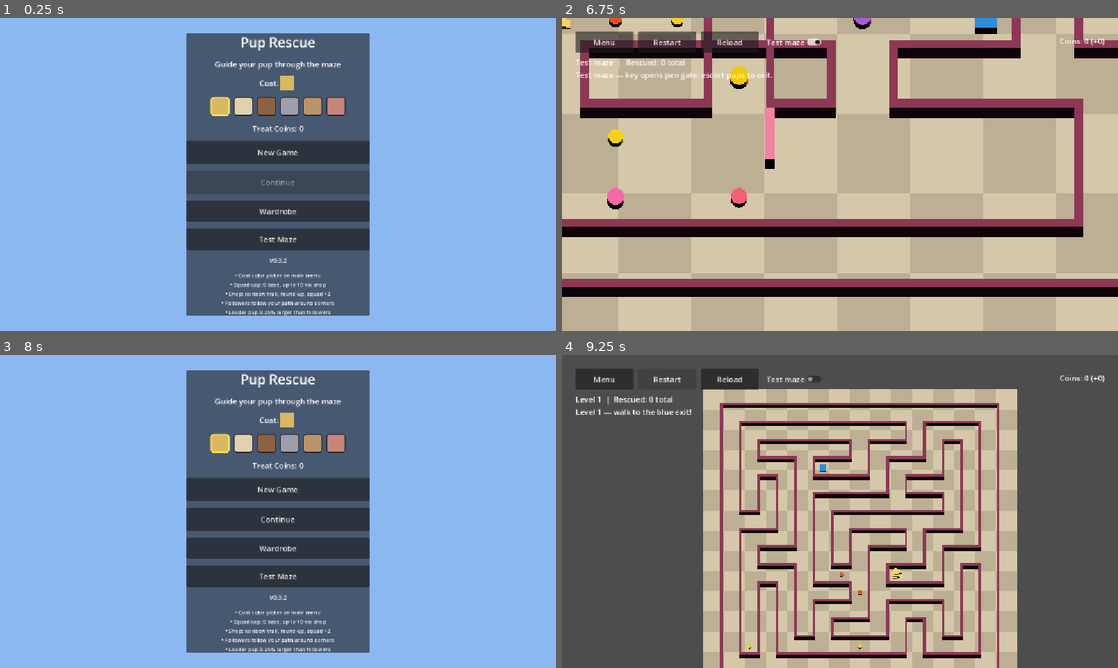
Above: before the commit, frames 1-4 (two rows, left to right).
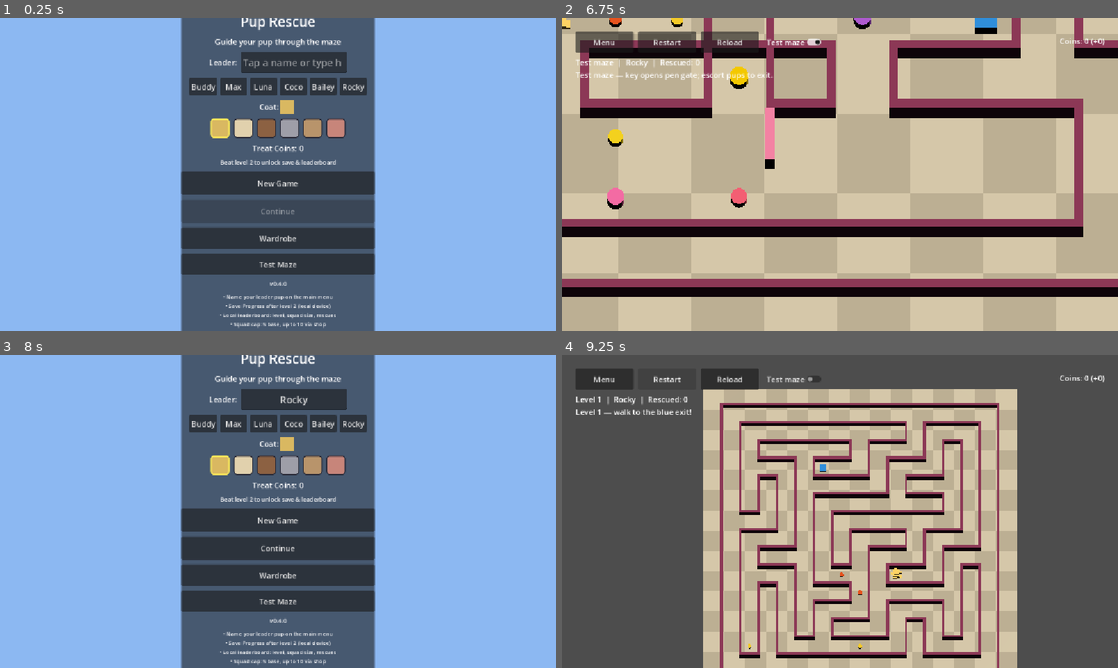
Above: after the commit, the same moments.

Repository: BirdofRain/pup-rescue
Game: Godot game, scene res://scenes/Menu.tscn
Two runs of this game, one before a commit and one after it. Both use one fixed random seed, a clock stepped at 60 frames per second and the inputs below.
Inputs (mouse positions are in pixels of both pictures, inside the frame that each line leads up to):
- Up to frame 1 (0.25 s): no input
- Up to frame 2 (6.75 s): click (767, 86) at 0.5 s, where only the run after the commit has a clickable "Buddy"; click (795, 86) at 1.25 s, where only the run after the commit has a clickable "Max"; click (823, 86) at 2 s, where only the run after the commit has a clickable "Luna"; click (856, 86) at 2.75 s, where only the run after the commit has a clickable "Coco"; click (884, 86) at 3.5 s, where only the run after the commit has a clickable "Bailey"; click (917, 86) at 4.25 s, where only the run after the commit has a clickable "Rocky"; click "Wardrobe" at 5 s; click "Back to Menu" at 5.75 s; click "Test Maze" at 6.5 s
- Up to frame 3 (8 s): click "Menu" at 7.25 s
- Up to frame 4 (9.25 s): click "New Game" at 8 s; click "Restart" at 8.75 s

The runs differ from the first frame. In frame 1, 22% of the frame differs, in the area x 32-68%, y 0-100%; in frame 2, 0.1%; in frame 3, 18%; in frame 4, 0.1%.
Error before the commit: Invalid call to function 'get_name' in base 'GDScript'. Expected 0 argument(s). (res://scripts/menu.gd:60)
Error after the commit: Invalid call to function 'get_name' in base 'GDScript'. Expected 0 argument(s). (res://scripts/menu.gd:96)

Commit message:
Add pup naming, save progress, and local leaderboard for v0.4.0.
Let players name their leader on the menu, save runs after level 2, and track local bests for level depth, squad size, and rescues.

Co-authored-by: Cursor <cursoragent@cursor.com>

Diff:
--- /dev/null
+++ b/scenes/Leaderboard.tscn
@@ -0,0 +1,76 @@
+[gd_scene format=3 uid="uid://c8leaderboardpup"]
+
+[ext_resource type="Script" path="res://scripts/leaderboard.gd" id="1_lb"]
+
+[node name="Leaderboard" type="Control"]
+layout_mode = 3
+anchors_preset = 15
+anchor_right = 1.0
+anchor_bottom = 1.0
+grow_horizontal = 2
+grow_vertical = 2
+script = ExtResource("1_lb")
+
+[node name="Background" type="ColorRect" parent="."]
+layout_mode = 1
+anchors_preset = 15
+anchor_right = 1.0
+anchor_bottom = 1.0
+grow_horizontal = 2
+grow_vertical = 2
+color = Color(0.5, 0.68, 0.92, 1)
+
+[node name="Center" type="CenterContainer" parent="."]
+layout_mode = 1
+anchors_preset = 15
+anchor_right = 1.0
+anchor_bottom = 1.0
+grow_horizontal = 2
+grow_vertical = 2
+
+[node name="Panel" type="PanelContainer" parent="Center"]
+custom_minimum_size = Vector2(420, 460)
+
+[node name="VBox" type="VBoxContainer" parent="Center/Panel"]
+layout_mode = 2
+theme_override_constants/separation = 12
+
+[node name="Title" type="Label" parent="Center/Panel/VBox"]
+layout_mode = 2
+theme_override_font_sizes/font_size = 24
+text = "Local Leaderboard"
+horizontal_alignment = 1
+
+[node name="Subtitle" type="Label" parent="Center/Panel/VBox"]
+layout_mode = 2
+text = "Saved on this device only"
+horizontal_alignment = 1
+
+[node name="BestsLabel" type="Label" parent="Center/Panel/VBox"]
+layout_mode = 2
+theme_override_font_sizes/font_size = 14
+text = "Your bests"
+horizontal_alignment = 1
+
+[node name="Scroll" type="ScrollContainer" parent="Center/Panel/VBox"]
+custom_minimum_size = Vector2(0, 260)
+layout_mode = 2
+size_flags_vertical = 3
+
+[node name="EntriesBox" type="VBoxContainer" parent="Center/Panel/VBox/Scroll"]
+layout_mode = 2
+size_flags_horizontal = 3
+theme_override_constants/separation = 6
+
+[node name="EmptyLabel" type="Label" parent="Center/Panel/VBox"]
+layout_mode = 2
+text = "No saved runs yet — use Save Progress in-game!"
+horizontal_alignment = 1
+autowrap_mode = 3
+
+[node name="BackBtn" type="Button" parent="Center/Panel/VBox"]
+custom_minimum_size = Vector2(0, 44)
+layout_mode = 2
+text = "Back to Menu"
+
+[connection signal="pressed" from="Center/Panel/VBox/BackBtn" to="." method="_on_back_pressed"]
--- a/scenes/Menu.tscn
+++ b/scenes/Menu.tscn
@@ -29,11 +29,11 @@
 grow_vertical = 2
 
 [node name="Panel" type="PanelContainer" parent="Center"]
-custom_minimum_size = Vector2(380, 400)
+custom_minimum_size = Vector2(400, 520)
 
 [node name="VBox" type="VBoxContainer" parent="Center/Panel"]
 layout_mode = 2
-theme_override_constants/separation = 14
+theme_override_constants/separation = 10
 
 [node name="Title" type="Label" parent="Center/Panel/VBox"]
 layout_mode = 2
@@ -45,6 +45,28 @@
 layout_mode = 2
 text = "Guide your pup through the maze"
 horizontal_alignment = 1
+
+[node name="NameRow" type="HBoxContainer" parent="Center/Panel/VBox"]
+layout_mode = 2
+alignment = 1
+theme_override_constants/separation = 8
+
+[node name="NameLabel" type="Label" parent="Center/Panel/VBox/NameRow"]
+layout_mode = 2
+text = "Leader:"
+
+[node name="PupNameEdit" type="LineEdit" parent="Center/Panel/VBox/NameRow"]
+custom_minimum_size = Vector2(220, 44)
+layout_mode = 2
+theme_override_font_sizes/font_size = 20
+placeholder_text = "Tap a name or type here…"
+alignment = 1
+caret_blink = true
+
+[node name="NamePresets" type="HBoxContainer" parent="Center/Panel/VBox"]
+layout_mode = 2
+alignment = 1
+theme_override_constants/separation = 6
 
 [node name="CoatRow" type="HBoxContainer" parent="Center/Panel/VBox"]
 layout_mode = 2
@@ -73,6 +95,13 @@
 text = "Treat Coins: 0"
 horizontal_alignment = 1
 
+[node name="ProgressHintLabel" type="Label" parent="Center/Panel/VBox"]
+layout_mode = 2
+theme_override_font_sizes/font_size = 12
+theme_override_colors/font_color = Color(1, 1, 1, 1)
+text = "Beat level 1 to unlock save & leaderboard"
+horizontal_alignment = 1
+
 [node name="PlayBtn" type="Button" parent="Center/Panel/VBox"]
 custom_minimum_size = Vector2(0, 48)
 layout_mode = 2
@@ -93,6 +122,11 @@
 layout_mode = 2
 text = "Test Maze"
 
+[node name="LeaderboardBtn" type="Button" parent="Center/Panel/VBox"]
+custom_minimum_size = Vector2(0, 44)
+layout_mode = 2
+text = "Leaderboard"
+
 [node name="VersionLabel" type="Label" parent="Center/Panel/VBox"]
 layout_mode = 2
 theme_override_font_sizes/font_size = 12
@@ -111,3 +145,4 @@
 [connection signal="pressed" from="Center/Panel/VBox/ContinueBtn" to="." method="_on_continue_pressed"]
 [connection signal="pressed" from="Center/Panel/VBox/WardrobeBtn" to="." method="_on_wardrobe_pressed"]
 [connection signal="pressed" from="Center/Panel/VBox/TestBtn" to="." method="_on_test_pressed"]
+[connection signal="pressed" from="Center/Panel/VBox/LeaderboardBtn" to="." method="_on_leaderboard_pressed"]
--- a/scripts/game.gd
+++ b/scripts/game.gd
@@ -100,6 +100,7 @@
 var test_toggle: CheckButton = null
 var next_btn: Button = null
 var restart_btn2: Button = null
+var save_progress_btn: Button = null
 
 var is_tracking := false
 var active_touch_id := -1
@@ -261,7 +262,9 @@
 	if level_label == null:
 		return
 	var name := "Test maze" if test_mode else "Level %d" % (current_level + 1)
-	level_label.text = "%s  |  Rescued: %d total" % [name, _save.total_rescued]
+	var leader := _save.get_pup_name()
+	level_label.text = "%s  |  %s  |  Rescued: %d" % [name, leader, _save.total_rescued]
+	_update_progress_ui()
 
 
 func _update_coins_label() -> void:
@@ -1211,6 +1214,10 @@
 	reload_btn = _big_button("Reload", func(): load_level(current_level))
 	top_bar.add_child(reload_btn)
 
+	save_progress_btn = _big_button("Save", _on_save_progress_pressed)
+	save_progress_btn.visible = false
+	top_bar.add_child(save_progress_btn)
+
 	test_toggle = CheckButton.new()
 	test_toggle.text = "Test maze"
 	test_toggle.button_pressed = test_mode
@@ -1311,12 +1318,33 @@
 func _on_menu_pressed() -> void:
 	_save.current_level = current_level
 	_save.total_rescued += rescued_this_level
+	if _save.progress_features_unlocked():
+		_save.record_progress_snapshot(_current_squad_size(), rescued_this_level)
 	_save.save_game()
 	get_tree().change_scene_to_file("res://scenes/Menu.tscn")
 
 
+func _on_save_progress_pressed() -> void:
+	if test_mode or not _save.progress_features_unlocked():
+		return
+	_save.save_run_progress(current_level, _current_squad_size(), rescued_this_level)
+	SfxManager.play_shop_buy()
+	_set_hint("Progress saved for %s!" % _save.get_pup_name())
+
+
+func _current_squad_size() -> int:
+	if follower_squad == null or not follower_squad.is_active():
+		return 0
+	return follower_squad.count_followers()
+
+
+func _update_progress_ui() -> void:
+	if save_progress_btn != null:
+		save_progress_btn.visible = _save.progress_features_unlocked() and not test_mode
+
+
 func _on_next_level_pressed() -> void:
-	_save.record_level_complete(rescued_this_level)
+	_save.record_level_complete(rescued_this_level, _current_squad_size())
 	load_level(_save.current_level)
 
 
@@ -1329,8 +1357,8 @@
 			rescue_line = "\nPups rescued this level: %d" % rescued_this_level
 		elif rescue_total > 0:
 			rescue_line = "\nRescued this level: %d / %d" % [rescued_this_level, rescue_total]
-		win_label.text = "Level %d complete!%s\nTotal rescued: %d" % [
-			current_level + 1, rescue_line, _save.total_rescued
+		win_label.text = "Level %d complete!%s\n%s — %d total rescued" % [
+			current_level + 1, rescue_line, _save.get_pup_name(), _save.total_rescued
 		]
 	if shop_panel:
 		shop_panel.set_summary("Spend Treat Coins below!", _last_coin_summary)
--- a/scripts/game_version.gd
+++ b/scripts/game_version.gd
@@ -1,13 +1,13 @@
 class_name GameVersion
 extends RefCounted
 
-const VERSION := "0.3.2"
+const VERSION := "0.4.0"
 
-const PATCH_NOTES_TEXT := """• Coat color picker on main menu
+const PATCH_NOTES_TEXT := """• Name your leader pup on the main menu
+• Save Progress after level 2 (local device)
+• Local leaderboard: level, squad size, rescues
 • Squad cap: 5 base, up to 10 via shop
-• Shop: rainbow trail, round-up, squad +2
-• Followers follow your path around corners
-• Leader pup is 25% larger than followers"""
+• Followers follow your path around corners"""
 
 
 static func version_label() -> String:
--- /dev/null
+++ b/scripts/leaderboard.gd
@@ -0,0 +1,54 @@
+extends Control
+
+const ProgressTrackerScript := preload("res://scripts/progress_tracker.gd")
+
+@onready var bests_label: Label = $Center/Panel/VBox/BestsLabel
+@onready var entries_box: VBoxContainer = $Center/Panel/VBox/Scroll/EntriesBox
+@onready var empty_label: Label = $Center/Panel/VBox/EmptyLabel
+
+var _save: GameSave
+
+
+func _ready() -> void:
+	_save = get_node("/root/SaveGame") as GameSave
+	if _save.has_save():
+		_save.load_save()
+	_refresh()
+
+
+func _refresh() -> void:
+	if bests_label:
+		bests_label.text = "Your bests — Level %d  |  %d rescued  |  Squad of %d" % [
+			_save.get_best_level(),
+			_save.get_best_rescued(),
+			_save.get_best_squad(),
+		]
+	for c in entries_box.get_children():
+		c.queue_free()
+	var board: Array = _save.leaderboard
+	if board.is_empty():
+		if empty_label:
+			empty_label.visible = true
+		return
+	if empty_label:
+		empty_label.visible = false
+	var rank := 1
+	for entry: Variant in board:
+		if not entry is Dictionary:
+			continue
+		var d: Dictionary = entry
+		var row := Label.new()
+		row.autowrap_mode = TextServer.AUTOWRAP_WORD_SMART
+		row.text = "%d. %s — Lv %d, %d rescued, squad %d" % [
+			rank,
+			str(d.get("name", "Pup")),
+			int(d.get("level", 0)),
+			int(d.get("rescued", 0)),
+			int(d.get("squad", 0)),
+		]
+		entries_box.add_child(row)
+		rank += 1
+
+
+func _on_back_pressed() -> void:
+	get_tree().change_scene_to_file("res://scenes/Menu.tscn")
--- a/scripts/menu.gd
+++ b/scripts/menu.gd
@@ -2,6 +2,7 @@
 
 const PupColorsScript := preload("res://scripts/pup_colors.gd")
 const GameVersionScript := preload("res://scripts/game_version.gd")
+const ProgressTrackerScript := preload("res://scripts/progress_tracker.gd")
 
 var _fallback_coat_names: PackedStringArray = PackedStringArray([
 	"Golden", "Cream", "Brown", "Gray", "Tan", "Rose",
@@ -20,12 +21,16 @@
 @onready var continue_btn: Button = $Center/Panel/VBox/ContinueBtn
 @onready var wardrobe_btn: Button = $Center/Panel/VBox/WardrobeBtn
 @onready var test_btn: Button = $Center/Panel/VBox/TestBtn
+@onready var leaderboard_btn: Button = $Center/Panel/VBox/LeaderboardBtn
+@onready var progress_hint_label: Label = $Center/Panel/VBox/ProgressHintLabel
 @onready var version_label: Label = $Center/Panel/VBox/VersionLabel
 @onready var patch_notes_label: Label = $Center/Panel/VBox/PatchNotesLabel
+@onready var pup_name_edit: LineEdit = $Center/Panel/VBox/NameRow/PupNameEdit
 
 var coat_preview: ColorRect
 var coat_name_label: Label
 var _coat_swatches: HBoxContainer
+var _name_presets: HBoxContainer
 var _selected_coat: int = 0
 var _save: GameSave
 
@@ -35,17 +40,48 @@
 	coat_preview = get_node_or_null("Center/Panel/VBox/CoatRow/CoatPreview") as ColorRect
 	coat_name_label = get_node_or_null("Center/Panel/VBox/CoatRow/CoatName") as Label
 	_coat_swatches = get_node_or_null("Center/Panel/VBox/CoatSwatches") as HBoxContainer
+	_name_presets = get_node_or_null("Center/Panel/VBox/NamePresets") as HBoxContainer
 	_build_coat_swatches()
+	_build_name_presets()
 	if _save.has_save():
 		_save.load_save()
 	_selected_coat = clampi(_save.coat_index, 0, _coat_count() - 1)
 	_sync_coat_ui(_selected_coat)
+	if pup_name_edit:
+		pup_name_edit.text = _save.pup_name
+		pup_name_edit.placeholder_text = "Tap a name or type here…"
+		pup_name_edit.text_changed.connect(_on_pup_name_changed)
 	continue_btn.disabled = not _save.has_save()
 	_refresh_coins()
+	_refresh_progress_ui()
 	if version_label:
 		version_label.text = GameVersionScript.version_label()
 	if patch_notes_label:
 		patch_notes_label.text = GameVersionScript.patch_notes_text()
+
+
+func _build_name_presets() -> void:
+	if _name_presets == null:
+		return
+	for c in _name_presets.get_children():
+		c.queue_free()
+	for preset: String in ProgressTrackerScript.QUICK_NAMES:
+		var btn := Button.new()
+		btn.text = preset
+		btn.custom_minimum_size = Vector2(56, 36)
+		btn.focus_mode = Control.FOCUS_NONE
+		btn.pressed.connect(func(): _apply_preset_name(preset))
+		_name_presets.add_child(btn)
+
+
+func _apply_preset_name(preset: String) -> void:
+	if pup_name_edit:
+		pup_name_edit.text = preset
+	_save.set_pup_name(preset)
+
+
+func _on_pup_name_changed(new_text: String) -> void:
+	_save.set_pup_name(new_text)
 
 
 func _coat_count() -> int:
@@ -124,17 +160,40 @@
 	return _selected_coat
 
 
+func _commit_pup_name() -> void:
+	if pup_name_edit:
+		_save.set_pup_name(pup_name_edit.text)
+
+
 func _refresh_coins() -> void:
 	if coins_label:
 		coins_label.text = "Treat Coins: %d" % _save.treat_coins
 
 
+func _refresh_progress_ui() -> void:
+	var unlocked := _save.progress_features_unlocked()
+	if leaderboard_btn:
+		leaderboard_btn.visible = unlocked
+		leaderboard_btn.disabled = not unlocked
+	if progress_hint_label:
+		if unlocked:
+			progress_hint_label.text = "Best: Level %d  |  Squad %d  |  %d rescued" % [
+				_save.get_best_level(),
+				_save.get_best_squad(),
+				_save.get_best_rescued(),
+			]
+		else:
+			progress_hint_label.text = "Beat level 2 to unlock save & leaderboard"
+
+
 func _on_play_pressed() -> void:
+	_commit_pup_name()
 	_save.prepare_new_game(_selected_coat_index())
 	get_tree().change_scene_to_file("res://scenes/Game.tscn")
 
 
 func _on_continue_pressed() -> void:
+	_commit_pup_name()
 	_save.prepare_continue()
 	_save.coat_index = _selected_coat_index()
 	_save.save_game()
@@ -142,11 +201,19 @@
 
 
 func _on_test_pressed() -> void:
+	_commit_pup_name()
 	_save.prepare_test_maze(_selected_coat_index())
 	get_tree().change_scene_to_file("res://scenes/Game.tscn")
 
 
 func _on_wardrobe_pressed() -> void:
+	_commit_pup_name()
 	if _save.has_save():
 		_save.load_save()
 	get_tree().change_scene_to_file("res://scenes/Wardrobe.tscn")
+
+
+func _on_leaderboard_pressed() -> void:
+	if not _save.progress_features_unlocked():
+		return
+	get_tree().change_scene_to_file("res://scenes/Leaderboard.tscn")
--- /dev/null
+++ b/scripts/progress_tracker.gd
@@ -0,0 +1,32 @@
+class_name ProgressTracker
+extends RefCounted
+
+const UNLOCK_AT_LEVEL_INDEX: int = 2
+const LEADERBOARD_MAX: int = 10
+const MAX_NAME_LEN: int = 18
+
+const QUICK_NAMES := ["Buddy", "Max", "Luna", "Coco", "Bailey", "Rocky"]
+
+
+static func sanitize_name(raw: String) -> String:
+	var name := raw.strip_edges()
+	if name.length() > MAX_NAME_LEN:
+		name = name.substr(0, MAX_NAME_LEN)
+	return name
+
+
+static func display_name(raw: String) -> String:
+	var name := sanitize_name(raw)
+	return name if name != "" else "Pup"
+
+
+static func sort_leaderboard(a: Dictionary, b: Dictionary) -> bool:
+	var la: int = int(a.get("level", 0))
+	var lb: int = int(b.get("level", 0))
+	if la != lb:
+		return la > lb
+	var sa: int = int(a.get("squad", 0))
+	var sb: int = int(b.get("squad", 0))
+	if sa != sb:
+		return sa > sb
+	return int(a.get("rescued", 0)) > int(b.get("rescued", 0))
--- a/scripts/save_game.gd
+++ b/scripts/save_game.gd
@@ -5,15 +5,18 @@
 const SAVE_PATH := "user://save.json"
 const _UpgradeCatalog := preload("res://scripts/upgrade_catalog.gd")
 const _PupColors := preload("res://scripts/pup_colors.gd")
+const _ProgressTracker := preload("res://scripts/progress_tracker.gd")
 
 var current_level: int = 0
 var total_rescued: int = 0
 var coat_index: int = 0
 var treat_coins: int = 0
+var pup_name: String = ""
 var equipped: Dictionary = {}
 var owned_accessories: Array[String] = []
 var owned_upgrades: Array[String] = []
 var stats: Dictionary = {}
+var leaderboard: Array = []
 
 var boot_test_mode: bool = false
 var boot_new_game: bool = false
@@ -44,6 +47,8 @@
 	owned_accessories = _string_array_from(data.get("owned_accessories", []))
 	owned_upgrades = _string_array_from(data.get("owned_upgrades", []))
 	stats = _dict_from_variant(data.get("stats", {}))
+	pup_name = str(data.get("pup_name", ""))
+	leaderboard = _array_from_variant(data.get("leaderboard", []))
 	return true
 
 
@@ -53,10 +58,12 @@
 		"total_rescued": total_rescued,
 		"coat_index": coat_index,
 		"treat_coins": treat_coins,
+		"pup_name": pup_name,
 		"equipped": equipped.duplicate(),
 		"owned_accessories": owned_accessories.duplicate(),
 		"owned_upgrades": owned_upgrades.duplicate(),
 		"stats": stats.duplicate(),
+		"leaderboard": leaderboard.duplicate(),
 	}
 	var f := FileAccess.open(SAVE_PATH, FileAccess.WRITE)
 	if f == null:
@@ -66,6 +73,9 @@
 
 
 func prepare_new_game(selected_coat: int) -> void:
+	var kept_stats := stats.duplicate()
+	var kept_board: Array = leaderboard.duplicate()
+	var kept_name := pup_name
 	current_level = 0
 	total_rescued = 0
 	treat_coins = 0
@@ -73,7 +83,9 @@
 	equipped = {}
 	owned_accessories = []
 	owned_upgrades = []
-	stats = {}
+	stats = kept_stats
+	leaderboard = kept_board
+	pup_name = kept_name
 	boot_test_mode = false
 	boot_new_game = true
 	save_game()
@@ -92,9 +104,74 @@
 	boot_new_game = false
 
 
-func record_level_complete(rescued_this_level: int) -> void:
+func record_level_complete(rescued_this_level: int, squad_size: int = 0) -> void:
 	total_rescued += rescued_this_level
+	var completed_level: int = current_level + 1
 	current_level += 1
+	_update_bests(completed_level, total_rescued, squad_size)
+	if progress_features_unlocked():
+		_append_leaderboard_entry(completed_level, total_rescued, squad_size)
+	save_game()
+
+
+func set_pup_name(raw: String) -> void:
+	pup_name = _ProgressTracker.sanitize_name(raw)
+
+
+func get_pup_name() -> String:
+	return _ProgressTracker.display_name(pup_name)
+
+
+func progress_features_unlocked() -> bool:
+	if current_level >= _ProgressTracker.UNLOCK_AT_LEVEL_INDEX:
+		return true
+	return int(stats.get("best_level", 0)) >= _ProgressTracker.UNLOCK_AT_LEVEL_INDEX + 1
+
+
+func get_best_level() -> int:
+	return int(stats.get("best_level", 0))
+
+
+func get_best_rescued() -> int:
+	return int(stats.get("best_rescued", 0))
+
+
+func get_best_squad() -> int:
+	return int(stats.get("best_squad", 0))
+
+
+func _update_bests(level_display: int, rescued: int, squad_size: int) -> void:
+	stats["best_level"] = maxi(get_best_level(), level_display)
+	stats["best_rescued"] = maxi(get_best_rescued(), rescued)
+	stats["best_squad"] = maxi(get_best_squad(), squad_size)
+
+
+func _append_leaderboard_entry(level_display: int, rescued: int, squad_size: int) -> void:
+	var entry := {
+		"name": get_pup_name(),
+		"level": level_display,
+		"rescued": rescued,
+		"squad": squad_size,
+		"coins": treat_coins,
+		"ts": Time.get_unix_time_from_system(),
+	}
+	leaderboard.append(entry)
+	leaderboard.sort_custom(_ProgressTracker.sort_leaderboard)
+	while leaderboard.size() > _ProgressTracker.LEADERBOARD_MAX:
+		leaderboard.pop_back()
+
+
+func record_progress_snapshot(squad_size: int, rescued_pending: int = 0) -> void:
+	var display_level: int = current_level + 1
+	var display_rescued: int = total_rescued + maxi(0, rescued_pending)
+	_update_bests(display_level, display_rescued, squad_size)
+	if progress_features_unlocked():
+		_append_leaderboard_entry(display_level, display_rescued, squad_size)
+
+
+func save_run_progress(level_index: int, squad_size: int, rescued_pending: int = 0) -> void:
+	current_level = level_index
+	record_progress_snapshot(squad_size, rescued_pending)
 	save_game()
 
 
@@ -211,3 +288,9 @@
 		for item: Variant in v:
 			out.append(str(item))
 	return out
+
+
+func _array_from_variant(v: Variant) -> Array:
+	if v is Array:
+		return v.duplicate()
+	return []
